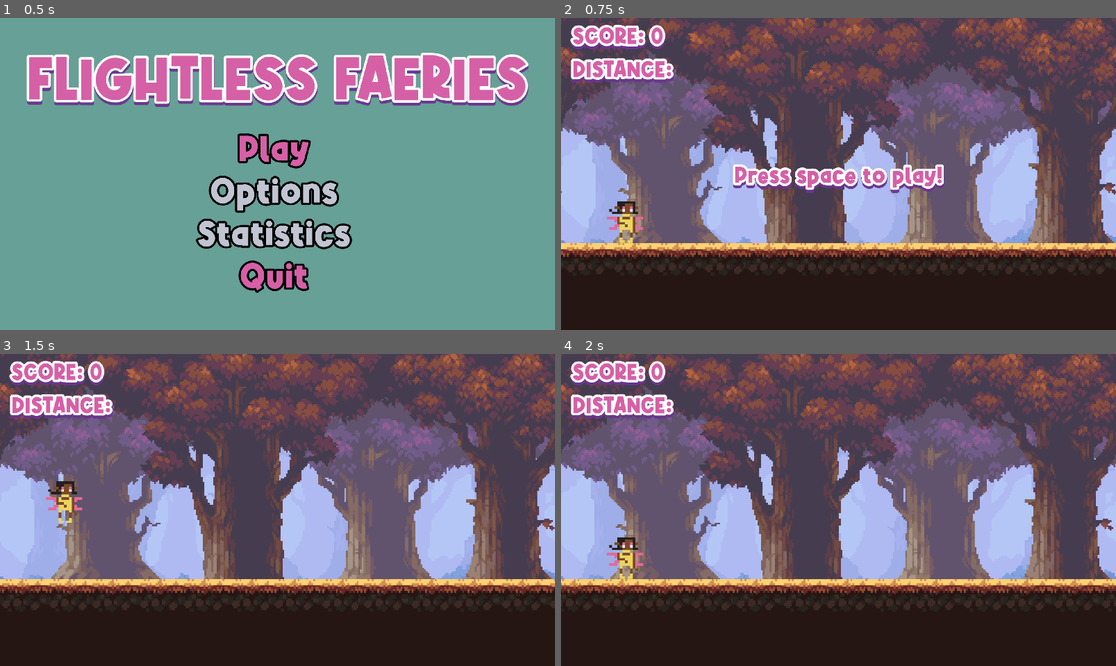
Above: before the commit, frames 1-4 (two rows, left to right).
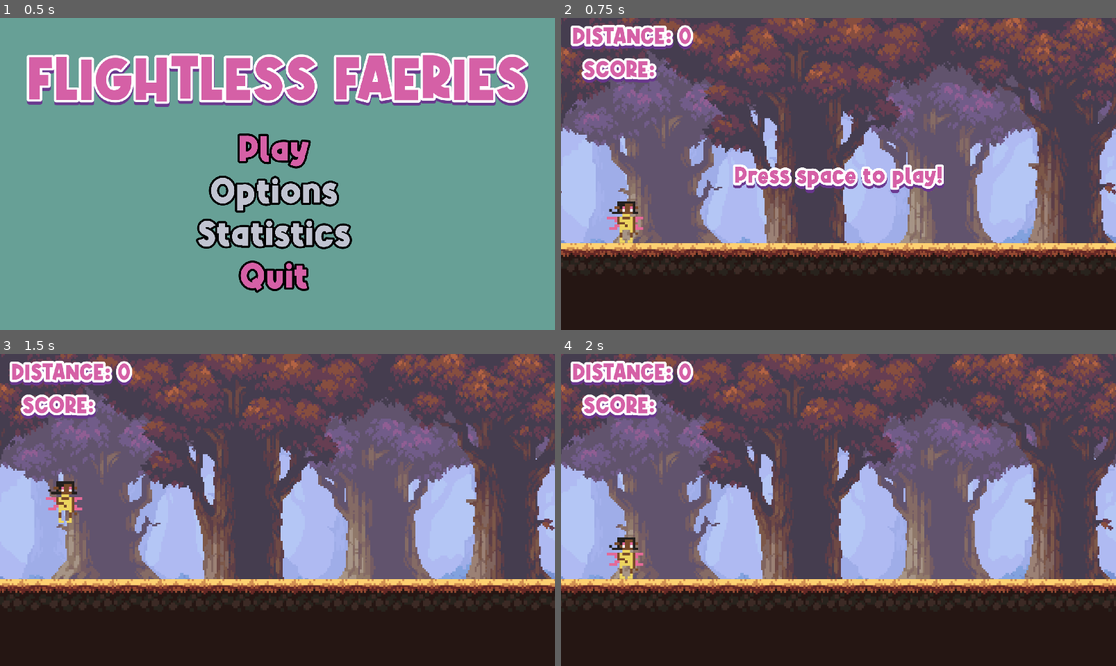
Above: after the commit, the same moments.

Repository: Teakitter/FlightlessFaeries
Game: Godot game, scene res://scenes/menu.tscn
Two runs of this game, one before a commit and one after it. Both use one fixed random seed, a clock stepped at 60 frames per second and the inputs below.
Inputs:
- Up to frame 1 (0.5 s): no input
- Up to frame 2 (0.75 s): click "Play" at 0.5 s
- Up to frame 3 (1.5 s): tap Space at 1.25 s
- Up to frame 4 (2 s): tap W (jump) at 1.52 s

Frame 1 is identical in both runs. In frame 2, 2.0% of the frame differs, in the area x 1-24%, y 2-21%; in frame 3, 2.0%; in frame 4, 2.0%.

Commit message:
Changed SCORE label to DISTANCE

Diff:
--- a/game/scenes/hud.tscn
+++ b/game/scenes/hud.tscn
@@ -4,19 +4,19 @@
 
 [node name="HUD" type="CanvasLayer"]
 
-[node name="ScoreLabel" type="Label" parent="."]
+[node name="DistanceLabel" type="Label" parent="."]
 offset_left = 39.0
 offset_top = 17.0
 offset_right = 310.0
 offset_bottom = 107.0
 size_flags_horizontal = 0
 theme_override_font_sizes/font_size = 20
-text = "SCORE: "
+text = "DISTANCE:"
 label_settings = ExtResource("1_ckwhc")
 horizontal_alignment = 1
 vertical_alignment = 1
 
-[node name="Distance" type="Label" parent="."]
+[node name="ScoreLabel" type="Label" parent="."]
 anchors_preset = 4
 anchor_top = 0.5
 anchor_bottom = 0.5
@@ -27,7 +27,7 @@
 grow_vertical = 2
 size_flags_horizontal = 0
 theme_override_font_sizes/font_size = 20
-text = "Distance:"
+text = "SCORE: "
 label_settings = ExtResource("1_ckwhc")
 horizontal_alignment = 1
 vertical_alignment = 1
--- a/game/script/world.gd
+++ b/game/script/world.gd
@@ -3,10 +3,10 @@
 # game variables
 var screen_size : Vector2i
 var speed : float
-var score : int
+var distance : int
 var game_running : bool
 
-const SCORE_MODIFIER : int = 100
+const DISTANCE_MODIFIER : int = 100
 const PLAYER_START_POS := Vector2i(221, 904)
 const CAM_START_POS := Vector2i(960, 520)
 const START_SPEED : float = 1
@@ -17,8 +17,8 @@
 	new_game()
 
 func new_game():
-	score = 0
-	show_score()
+	distance = 0
+	show_distance()
 	# reset the nodes
 	$Player.position = PLAYER_START_POS
 	$Player.velocity = Vector2i(0, 0)
@@ -37,8 +37,8 @@
 		$Camera2D.position.x += speed
 
 		# update score
-		score += speed
-		show_score()
+		distance += speed
+		show_distance()
 
 		# update ground position
 		if $Camera2D.position.x - $Floor.position.x > screen_size.x * 1.5:
@@ -48,5 +48,5 @@
 			game_running = true
 			$HUD.get_node("PressToPlayLabel").hide()
 
-func show_score():
-	$HUD.get_node("ScoreLabel").text = "SCORE: " + str(score / SCORE_MODIFIER)
+func show_distance():
+	$HUD.get_node("DistanceLabel").text = "DISTANCE: " + str(distance / DISTANCE_MODIFIER)
